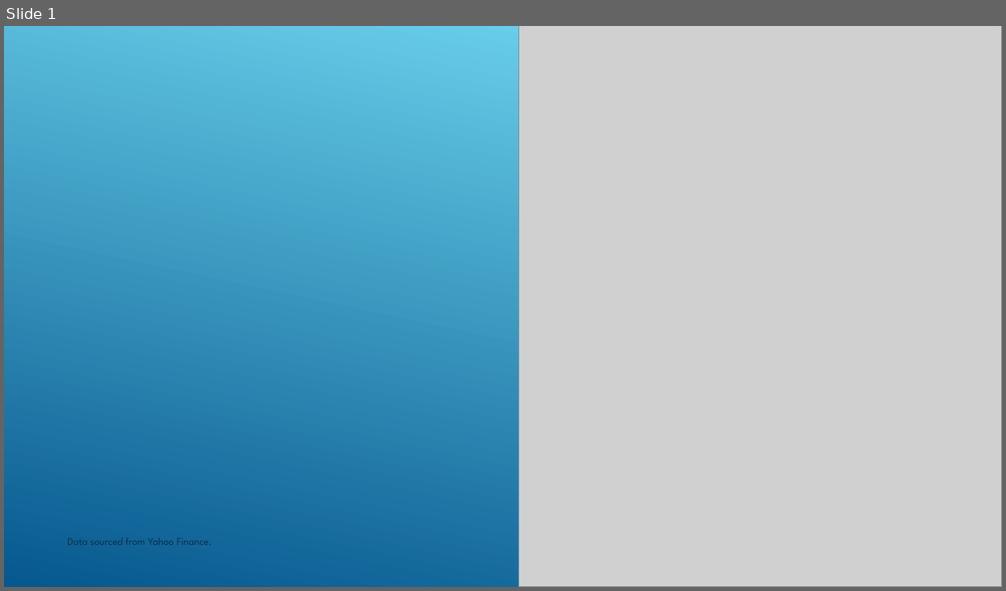
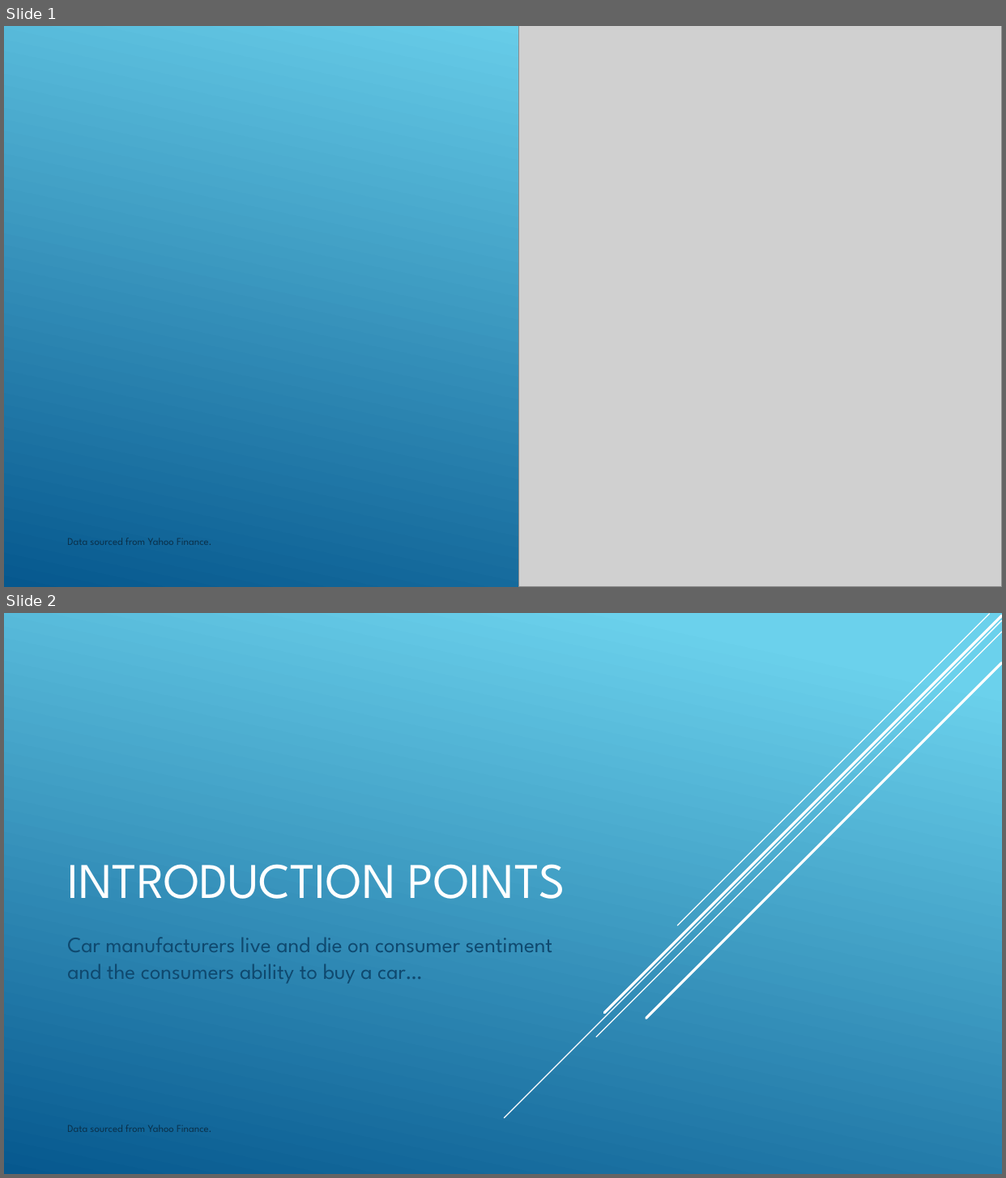
Before and after one commit to danawoodruff/Car-Sales-Analysis, a slide deck: StockPowerPointSlideMockup.pptx. Shown one above the other, each under a label of ours: slide 1 before the commit, slides 1 and 2 after it. The pictures are 1006x591 and 1006x1178 pixels, drawn with LibreOffice and Linux fonts; fonts in the diff are those of the drawing; grey boxes stand for pictures. Boxes give left, top, right and bottom in pixels: in the first picture for what was removed or moved away, otherwise in the second. Text is boxed around its words. In the diff, an @@ line names an element or a change of style, - is before the commit and + after.

```diff
--- a/StockPowerPointSlideMockup.pptx
+++ b/StockPowerPointSlideMockup.pptx
@@ slide 2 added at <box>4,613,1002,1174</box>, background gradient #6ED2EB to #06588E @@
@@ line added from (1002, 620) to (504, 1118), #FFFFFF 1 pt @@
@@ line added from (1002, 632) to (596, 1037), #FFFFFF 1 pt @@
@@ line added from (1002, 616) to (604, 1013), #FFFFFF 2.5 pt @@
@@ line added from (989, 614) to (678, 926), #FFFFFF 1 pt @@
@@ line added from (1002, 663) to (646, 1019), #FFFFFF 2.5 pt @@
@@ title added at <box>67,864,565,899</box>, 48 pt, text #FFFFFF @@
+INTRODUCTION POINTS
@@ subtitle added at <box>67,937,553,983</box>, 21 pt, text #0F496F @@
+Car manufacturers live and die on consumer sentiment and the consumers ability to buy a car…
@@ text added at <box>67,1125,212,1132</box>, 10 pt, text #0A304A @@
+Data sourced from Yahoo Finance.
```
Also in this commit, not shown: 2 other slides added, 3 other files.
